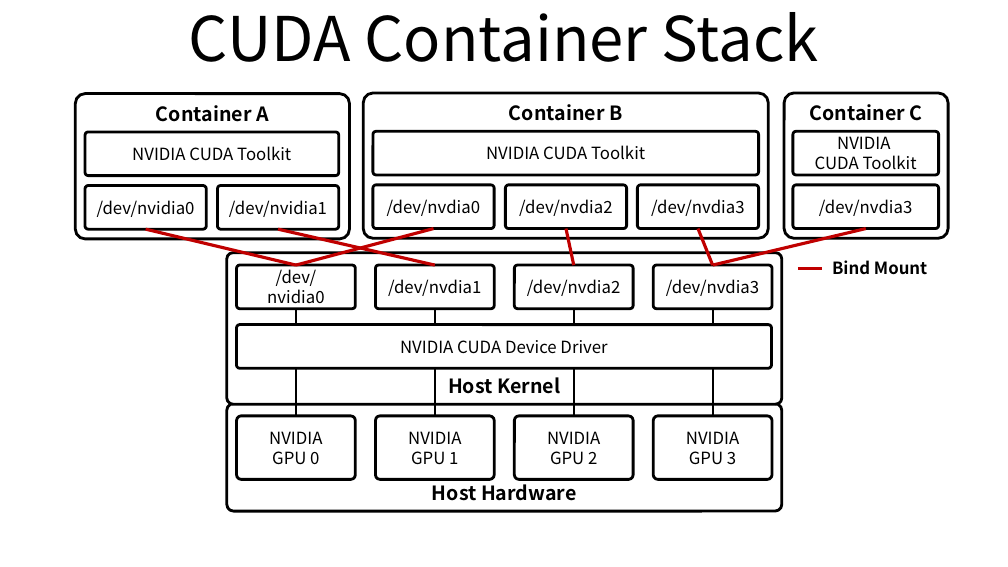
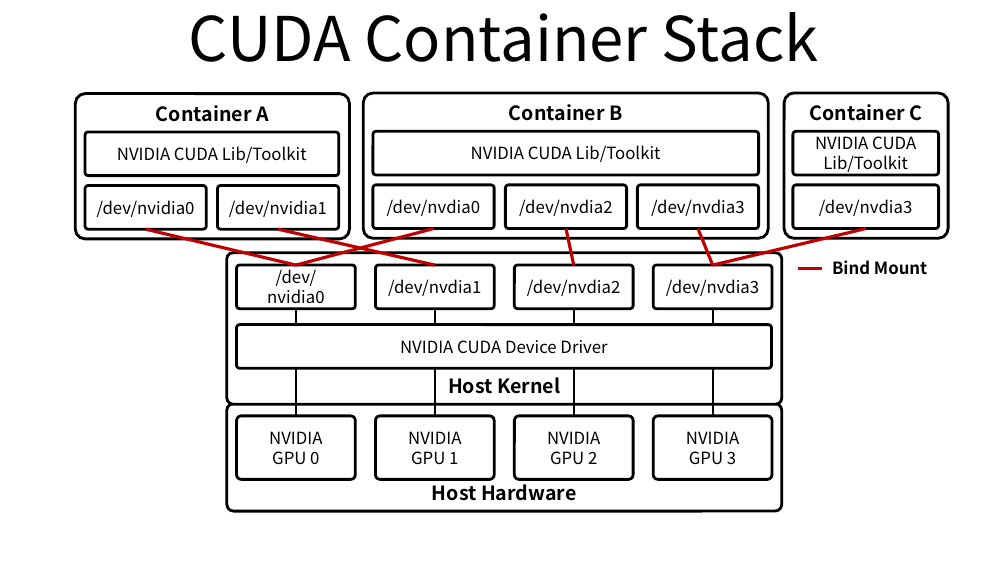
Before and after one commit to ssup2/blog-old, a slide deck: slide 3 of images/theory_analysis/Container_NVIDA_CUDA_GPU/Container_NVIDA_CUDA_GPU.pptx. Drawn at 1008x567 pixels with LibreOffice and Linux fonts; fonts in the diff are those of the drawing. Boxes give left, top, right and bottom in pixels: in the first picture for what was removed or moved away, otherwise in the second. Text is boxed around its words. In the diff, an @@ line names an element or a change of style, - is before the commit and + after.

```diff
--- a/images/theory_analysis/Container_NVIDA_CUDA_GPU/Container_NVIDA_CUDA_GPU.pptx
+++ b/images/theory_analysis/Container_NVIDA_CUDA_GPU/Container_NVIDA_CUDA_GPU.pptx
@@ text in rounded rectangle at (117,146,307,163): text changed @@
-NVIDIA CUDA Toolkit
+NVIDIA CUDA Lib/Toolkit
@@ text in rounded rectangle at (471,145,661,162): text changed @@
-NVIDIA CUDA Toolkit
+NVIDIA CUDA Lib/Toolkit
@@ text in rounded rectangle at (815,132,916,174): text changed @@
-NVIDIA
-CUDA Toolkit
+NVIDIA CUDA Lib/Toolkit
```
Also in this commit, not shown: 3 other files.
